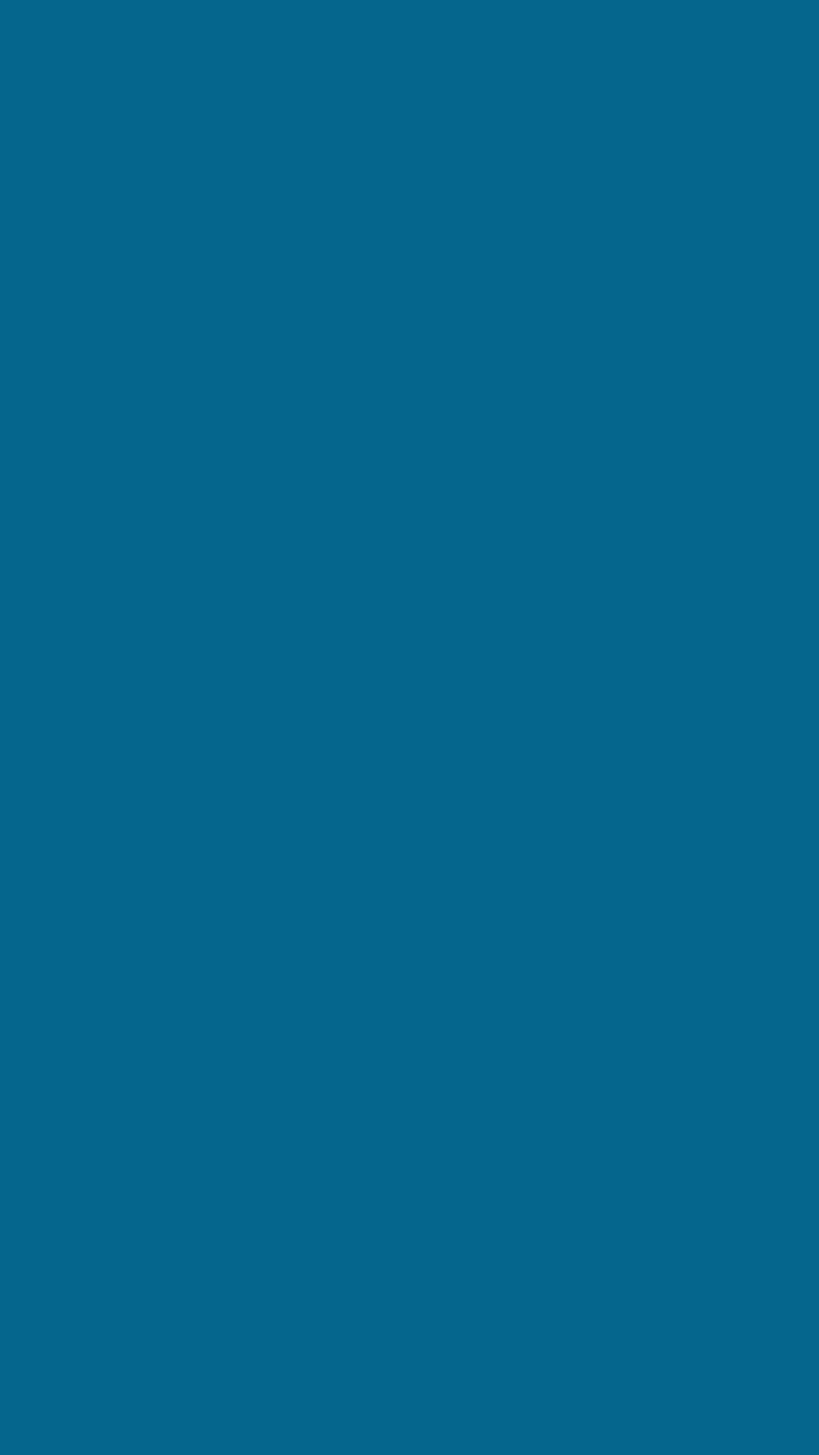
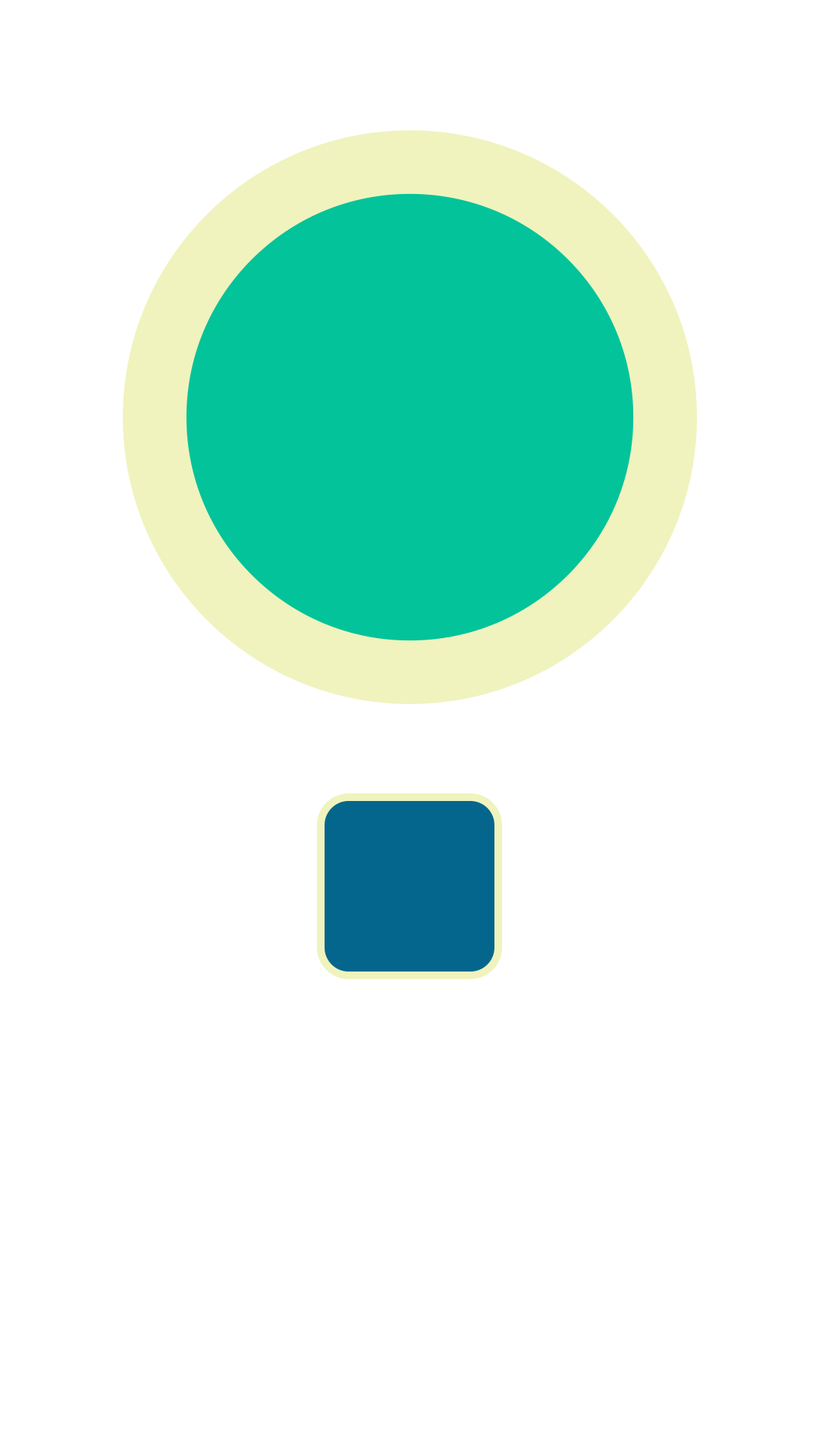
Layers edited between the first and the second w=819, h=1455 image:
added layer "Ellipse 1" above "Rounded Rectangle 2" over [122, 130, 697, 705]
added layer "Rounded Rectangle 2" (1st of 2) above "Group 1" over [316, 793, 502, 980]
hid "Layer 0" over [0, 0, 819, 1455]
